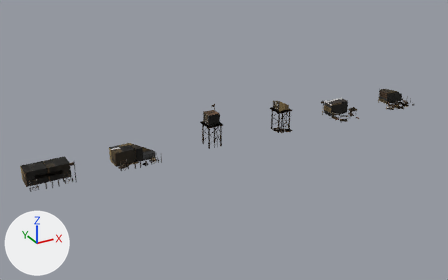
A saved change to the glTF model src/assets/battle/rts/rts-bronze-monsoon.glb.
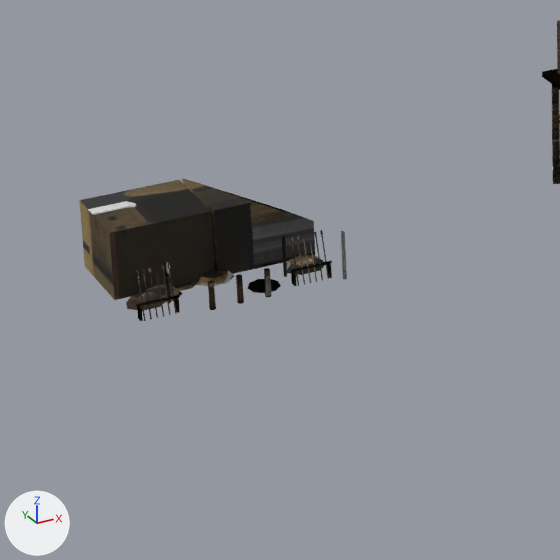
The first picture shows the older version from a 50 mm camera at (-3.68, -18.51, 9.34) aimed at (6.54, 0.07, 0.05). The close-ups show the older and then the newer version on the part from 21% to 46% of the width and 38% to 78% of the height of that picture. Only the edits that show in the close-ups are written down. Lighting does not change. The marker at lower left points along +X, +Y and +Z. Where no turn or scale is listed for an object, it has been applied to the vertices. Vertices at exactly the same position are counted once.

Before the edit, the objects in view are built like this:
```python
ob_mesh_3 = bpy.data.objects.new('Mesh_3', me_mesh_3)
ob_mesh_3.location = (2.169, 0.63, -0.005)
ob_mesh_5 = bpy.data.objects.new('Mesh_5', me_mesh_5)
ob_mesh_5.location = (2.169, 0.63, -0.005)
ob_mesh_6 = bpy.data.objects.new('Mesh_6', me_mesh_6)
ob_mesh_6.location = (5.169, 0.63, -0.005)
```
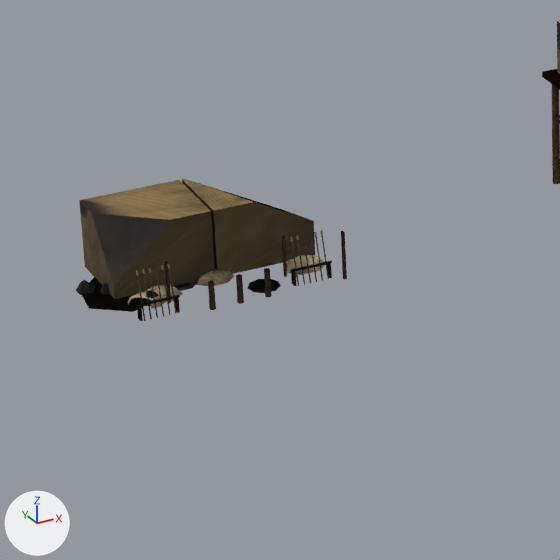
Where the newer file only moved an object's origin or applied its transform, the numbers keep the older frame.

Where the change shows, as pixel boxes [x1, y1, x2, y2] in the close-ups (560 x 560 px; the box of a moved part takes in the faces that stretch with it):
'Mesh_5', surface changed, reshaped
    before: [79, 179, 315, 300]
    after: [79, 179, 315, 299]
'Mesh_3', surface changed, reshaped
    before: [126, 184, 347, 321]
    after: [76, 184, 347, 321]
'Mesh_6', surface changed
    both: [550, 69, 560, 184]
part 1 of me_mesh_3, moved or reshaped
    before: [126, 235, 329, 321]
    after: [76, 235, 329, 321]
part 2 of me_mesh_3, surface changed
    both: [133, 184, 347, 320]
part 3 of me_mesh_5, cut back
    before: [79, 180, 215, 300]
    after: [79, 180, 215, 299]
part 4 of me_mesh_5, surface changed
    both: [182, 179, 315, 274]

Diff of the bpy script that builds the scene:
```diff
--- a/src/assets/battle/rts/rts-bronze-monsoon.glb.py
+++ b/src/assets/battle/rts/rts-bronze-monsoon.glb.py
@@ mat_town @@
 n3 = _N.new('ShaderNodeMapping'); n3.name = 'Mapping'
-n3.inputs[1].default_value = (0.0008, -14.01, 0.0)  # 'Location'
-n3.inputs[3].default_value = (15.98, 15.01, 1.0)  # 'Scale'
+n3.inputs[1].default_value = (0.0008, -13.99, 0.0)  # 'Location'
+n3.inputs[3].default_value = (15.97, 14.99, 1.0)  # 'Scale'
 n4 = _N.new('ShaderNodeUVMap'); n4.name = 'UV Map'
@@ me_mesh_3 @@
 # used by ob_mesh_3; location = (2.169, 0.63, -0.005)
-me_mesh_3.from_pydata(...)  # 1069 vertices, 1687 faces; spans x 0.1..1.6, y -1.15..-0.09, z 0.0..0.5
+me_mesh_3.from_pydata(...)  # 1143 vertices, 1766 faces; spans x -0.1..1.6, y -1.15..-0.09, z 0.0..0.51
+# me_mesh_3 part 1
+# 31 vertices are removed from x 0.1..1.49, y -1.08..-0.11, z 0.0..0.5
+# 159 faces are deleted
+# 8 vertices move within x 0.12..1.06, y -0.86..-0.11, z 0.01..0.5
+# 105 vertices are added at x -0.1..1.49, y -1.08..-0.11, z 0.0..0.51
+# 218 new faces join them, mat_town
+# 20 new faces join them, mat_team
+# me_mesh_3 part 2: 1416 kept faces spanning x 0.1..1.6, y -1.15..-0.09, z 0.0..0.5 get new texture (UV) coordinates
 me_mesh_3.materials.append(mat_town)
@@ me_mesh_5 @@
 # used by ob_mesh_5; location = (2.169, 0.63, -0.005)
-me_mesh_5.from_pydata(...)  # 30 vertices, 38 faces; spans x 0.1..1.6, y -1.14..-0.09, z 0.0..0.5
+me_mesh_5.from_pydata(...)  # 39 vertices, 47 faces; spans x -0.1..1.6, y -1.14..-0.09, z 0.01..0.51
+# me_mesh_5 part 3
+# 1 vertex is removed from x 0.1, y -0.69, z 0.5
+# 6 faces are deleted
+# 10 vertices are added at x -0.1..0.55, y -0.93..-0.26, z 0.01..0.51
+# 15 new faces join them
+# me_mesh_5 part 4: 29 kept faces spanning x 0.1..1.6, y -1.14..-0.09, z 0.01..0.51 get new texture (UV) coordinates
 me_mesh_5.materials.append(mat_town)
```
